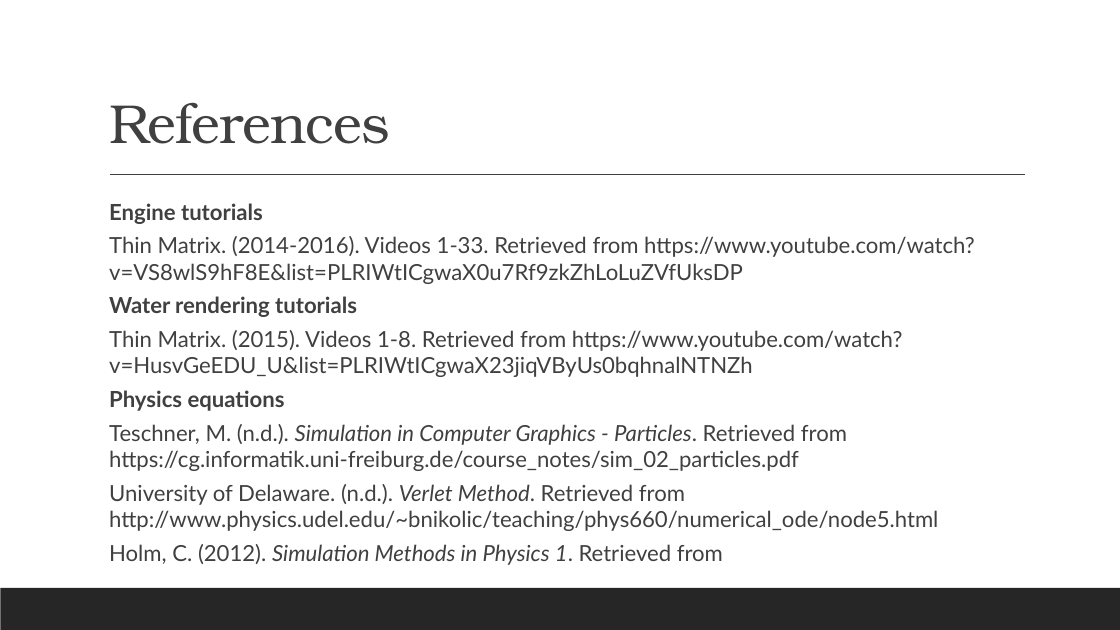
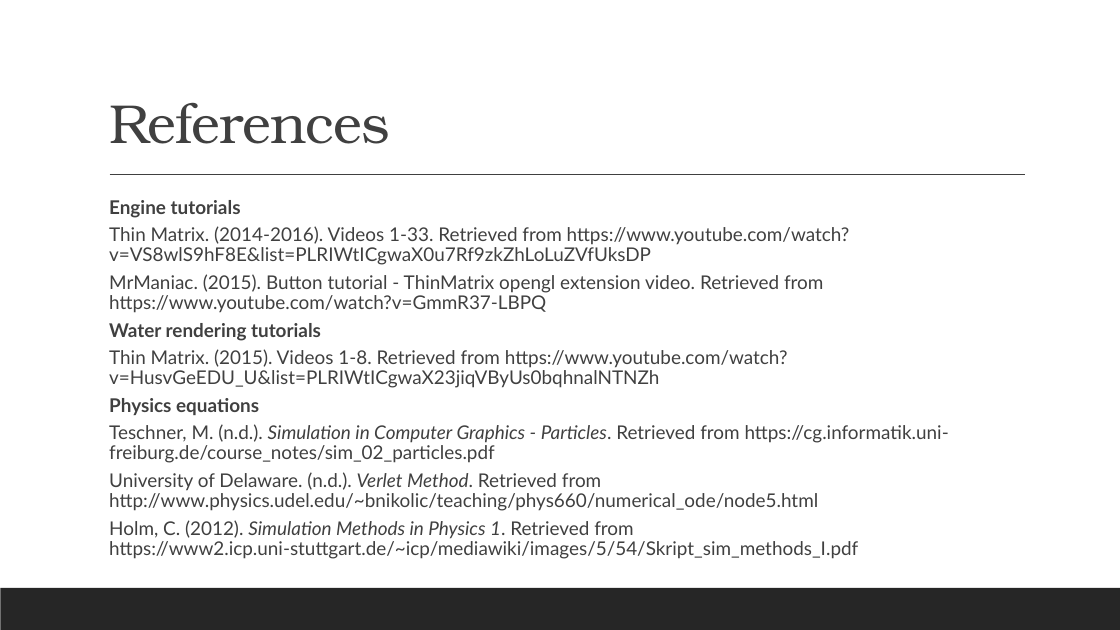
Before and after one commit to renesteeman/Project1-2_Group4, a slide deck: slide 20 of Crazy Putting phase 2.pptx. Drawn at 1120x630 pixels with LibreOffice and Linux fonts; fonts in the diff are those of the drawing. Boxes give left, top, right and bottom in pixels: in the first picture for what was removed or moved away, otherwise in the second. Text is boxed around its words. In the diff, an @@ line names an element or a change of style, - is before the commit and + after.

Commit message:
Small change to the bot slide and references

```diff
--- a/Crazy Putting phase 2.pptx
+++ b/Crazy Putting phase 2.pptx
@@ text at (109,200,949,511): size 19 to 16.1 pt in "Engine tutorials", "Thin Matrix. (2014-2016). Videos 1-33. Retrieved from ...", "Water rendering tutorials", "Thin Matrix. (2015). Videos 1-8. Retrieved from ..." and 3 more places; line spacing 1 to 0.9 @@
@@ text at (109,274,823,313): paragraph added @@
+  MrManiac. (2015). Button tutorial - ThinMatrix opengl extension video. Retrieved from https://www.youtube.com/watch?v=GmmR37-LBPQ
@@ text at (109,520,858,559): text changed; size 19 to 16.1 pt @@
-  Holm, C. (2012). Simulation Methods in Physics 1. Retrieved from
+  Holm, C. (2012). Simulation Methods in Physics 1. Retrieved from https://www2.icp.uni-stuttgart.de/~icp/mediawiki/images/5/54/Skript_sim_methods_I.pdf
```
Also in this commit, not shown: 1 other slide changed, 1 other file.
